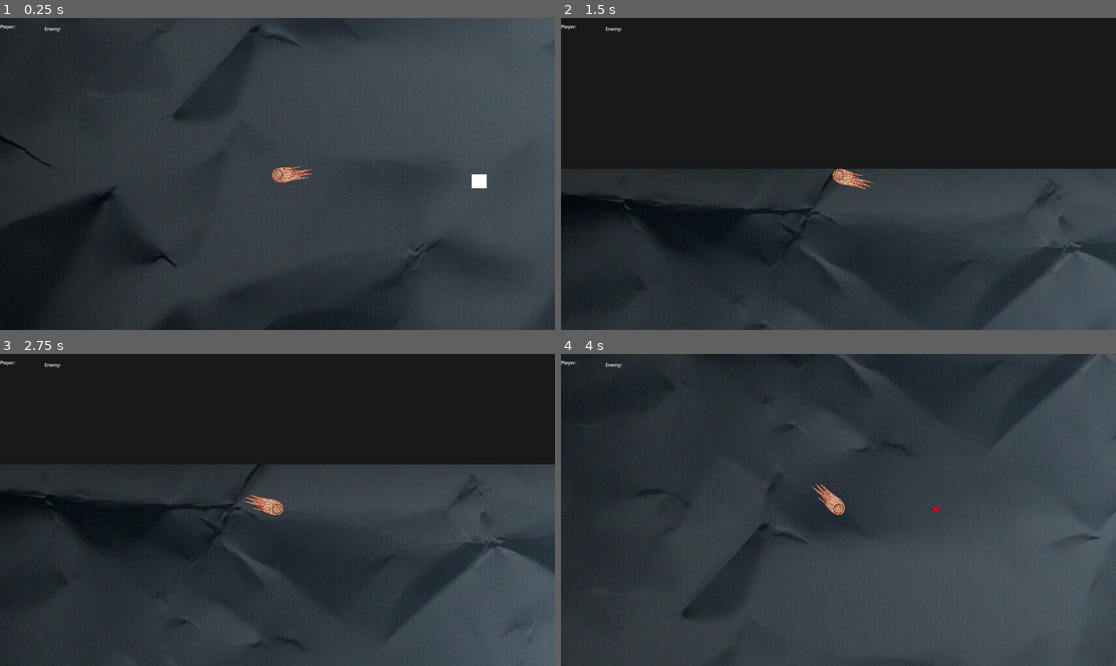
Above: before the commit, frames 1-4 (two rows, left to right).
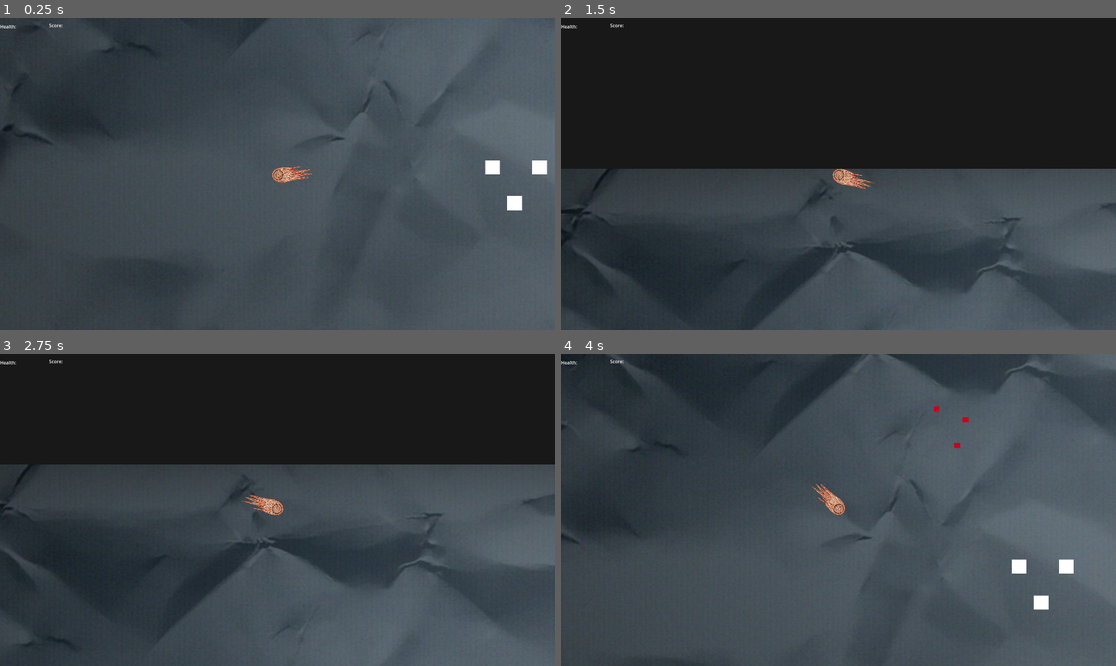
Above: after the commit, the same moments.

Repository: MaxHoecker/Movement-Hell
Game: Godot game, scene res://main.tscn
Two runs of this game, one before a commit and one after it. Both use one fixed random seed, a clock stepped at 60 frames per second and the inputs below.
Inputs (mouse positions are in pixels of both pictures, inside the frame that each line leads up to):
- Up to frame 1 (0.25 s): no input
- Up to frame 2 (1.5 s): move the mouse to (810, 236) at 0.52 s; press the mouse at (810, 236) at 0.53 s; hold W (move_up) from 0.53 s (still down); move the mouse to (1005, 220) at 1.27 s; release the mouse at (1005, 220) at 1.28 s; click (1005, 220) at 1.35 s
- Up to frame 3 (2.75 s): tap Enter at 2 s; move the mouse to (111, 463) at 2.02 s; release W (move_up) at 2.03 s; press the mouse at (111, 463) at 2.03 s; hold A (move_left) from 2.03 s (still down)
- Up to frame 4 (4 s): move the mouse to (866, 510) at 2.77 s; release the mouse at (866, 510) at 2.78 s; click (866, 510) at 2.85 s; move the mouse to (755, 432) at 3.52 s; release A (move_left) at 3.53 s; press the mouse at (755, 432) at 3.53 s; hold S (move_down) from 3.53 s (still down)

The runs differ from the first frame. In frame 1, 34% of the frame differs, in the area x 0-100%, y 0-100%; in frame 2, 15%; in frame 3, 19%; in frame 4, 26%.

Commit message:
enemy death, displaying score, and spawner scene

Diff:
--- a/debug_hud.gd
+++ b/debug_hud.gd
@@ -2,8 +2,7 @@
 
 
 func _on_player_hit(damage) -> void:
-	$"Player Damage".text = "Player: "+str(damage)
+	$"Player Damage".text = "Health: "+str(damage)
 
-
-func _on_enemy_hit(damage) -> void:
-	$"Enemy Damage".text = "Enemy: "+str(damage)
+func _on_enemy_killed() -> void:
+	$Score.text = "Score: "+str($"/root/GlobalConfig".player_score)
--- a/debug_hud.tscn
+++ b/debug_hud.tscn
@@ -9,11 +9,11 @@
 offset_top = 18.0
 offset_right = 40.0
 offset_bottom = 41.0
-text = "Player: "
+text = "Health: "
 
-[node name="Enemy Damage" type="Label" parent="."]
-offset_left = 154.0
-offset_top = 26.0
-offset_right = 194.0
-offset_bottom = 49.0
-text = "Enemy: "
+[node name="Score" type="Label" parent="."]
+offset_left = 170.0
+offset_top = 14.0
+offset_right = 222.0
+offset_bottom = 37.0
+text = "Score: "
--- a/enemy.gd
+++ b/enemy.gd
@@ -11,7 +11,7 @@
 @export var bullet_scene: PackedScene
 var damage
 @export var health: Health
-signal hit
+signal death
 
 func _ready() -> void:
 	$BulletTimer.start()
@@ -21,7 +21,13 @@
 	var bullet = bullet_scene.instantiate()
 	var player = get_tree().get_nodes_in_group("player")[0]
 	bullet.velocity = Vector2(player.global_position - global_position).normalized() * 300
-	add_child(bullet)
+	bullet.position = position
+	add_sibling(bullet)
 
 func recieved_damage(damage):
-	hit.emit(health.health)
+	pass
+
+func _on_health_health_depleted() -> void:
+	$"/root/GlobalConfig".player_score += 1
+	death.emit()
+	queue_free()
--- a/enemy.tscn
+++ b/enemy.tscn
@@ -35,3 +35,4 @@
 
 [connection signal="timeout" from="BulletTimer" to="." method="_on_bullet_timer_timeout"]
 [connection signal="recieved_damage" from="EnemyHurtBox" to="." method="recieved_damage"]
+[connection signal="health_depleted" from="Health" to="." method="_on_health_health_depleted"]
--- a/global_config.gd
+++ b/global_config.gd
@@ -3,3 +3,5 @@
 @export var player_move_speed = 800
 @export var player_acceleration_scalar = 75
 @export var player_friction = 0.95
+
+var player_score = 0
--- a/main.tscn
+++ b/main.tscn
@@ -3,8 +3,8 @@
 [ext_resource type="Texture2D" uid="uid://geb6f3llu7l" path="res://Assets/wrinkledPaperBackgroundBlack.png" id="1_0xm2m"]
 [ext_resource type="Shader" uid="uid://drhpu64br1fsq" path="res://main.gdshader" id="1_h2yge"]
 [ext_resource type="PackedScene" uid="uid://dja2twbhg7un7" path="res://player.tscn" id="2_h2yge"]
-[ext_resource type="PackedScene" uid="uid://dyaues4yyy0th" path="res://enemy.tscn" id="4_1bvp3"]
 [ext_resource type="PackedScene" uid="uid://ujudk0bnb7n1" path="res://debug_hud.tscn" id="4_lquwl"]
+[ext_resource type="PackedScene" uid="uid://da30yke3jr3s7" path="res://mob_spawner.tscn" id="5_lquwl"]
 
 [sub_resource type="ShaderMaterial" id="ShaderMaterial_1bvp3"]
 shader = ExtResource("1_h2yge")
@@ -64,7 +64,7 @@
 shape = SubResource("RectangleShape2D_7mycd")
 
 [node name="Player" parent="." instance=ExtResource("2_h2yge")]
-position = Vector2(-1682, 319)
+position = Vector2(-829, -22)
 motion_mode = 1
 
 [node name="Debug Hud" parent="Player" instance=ExtResource("4_lquwl")]
@@ -74,8 +74,7 @@
 scale = Vector2(2, 2)
 script = SubResource("GDScript_0xm2m")
 
-[node name="Enemy" parent="." instance=ExtResource("4_1bvp3")]
-position = Vector2(-1011, 317)
+[node name="Mob Spawner" parent="." instance=ExtResource("5_lquwl")]
 
 [connection signal="hit" from="Player" to="Player/Debug Hud" method="_on_player_hit"]
-[connection signal="hit" from="Enemy" to="Player/Debug Hud" method="_on_enemy_hit"]
+[connection signal="child_exiting_tree" from="Mob Spawner" to="Player/Debug Hud" method="_on_enemy_killed" unbinds=1]
--- /dev/null
+++ b/mob_spawner.tscn
@@ -0,0 +1,14 @@
+[gd_scene load_steps=2 format=3 uid="uid://da30yke3jr3s7"]
+
+[ext_resource type="PackedScene" uid="uid://dyaues4yyy0th" path="res://enemy.tscn" id="1_fir6i"]
+
+[node name="Mob Spawner" type="Node2D"]
+
+[node name="Enemy" parent="." instance=ExtResource("1_fir6i")]
+position = Vector2(-36, 52)
+
+[node name="Enemy2" parent="." instance=ExtResource("1_fir6i")]
+position = Vector2(51, -72)
+
+[node name="Enemy3" parent="." instance=ExtResource("1_fir6i")]
+position = Vector2(-112, -72)
